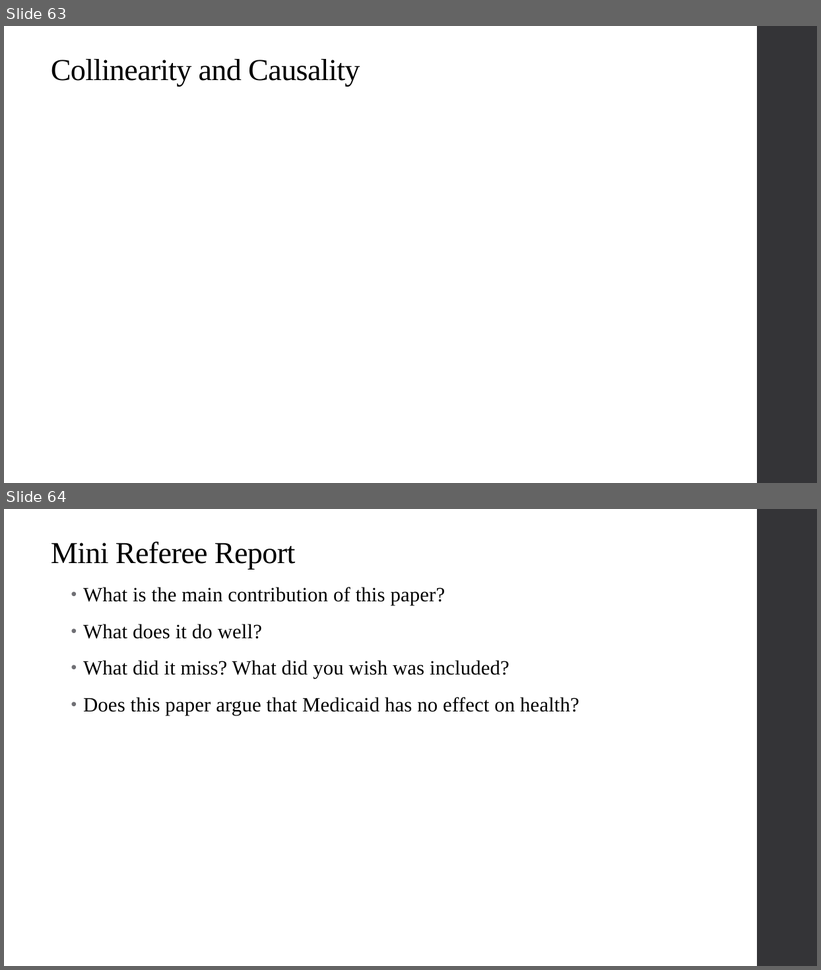
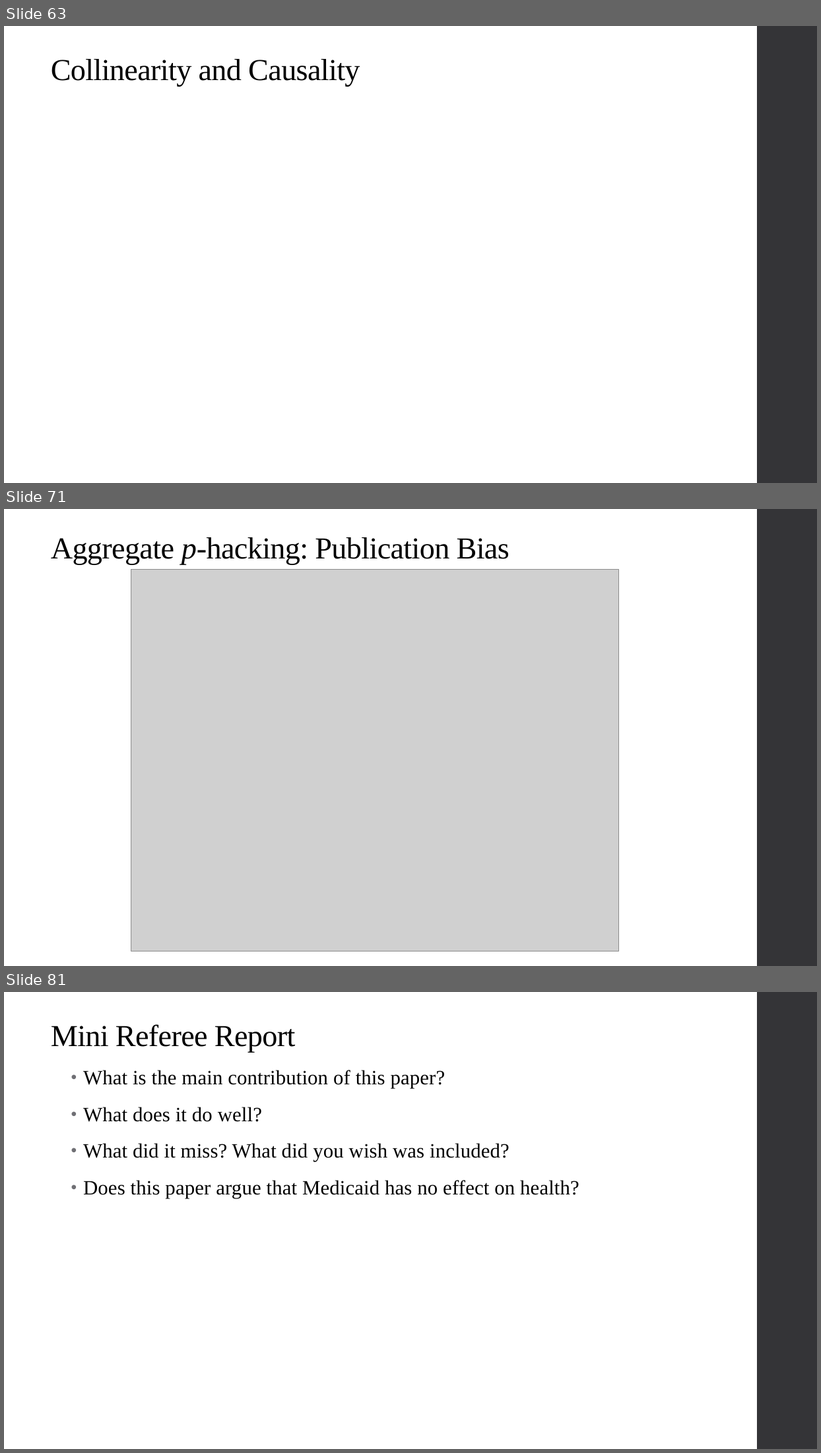
Before and after one commit to alex-hoagland/HAD5744, a slide deck: Lecture04_MultivariateOLS2/Lecture4_MultivariateOLS2.pptx. Shown one above the other, each under a label of ours: slides 63 and 64 before the commit, slides 63, 71 and 81 after it; the slides between them are not shown. The pictures are 821x970 and 821x1453 pixels, drawn with LibreOffice and Linux fonts; fonts in the diff are those of the drawing; grey boxes stand for pictures. Boxes give left, top, right and bottom in pixels: in the first picture for what was removed or moved away, otherwise in the second. Text is boxed around its words. In the diff, an @@ line names an element or a change of style, - is before the commit and + after.

```diff
--- a/Lecture04_MultivariateOLS2/Lecture4_MultivariateOLS2.pptx
+++ b/Lecture04_MultivariateOLS2/Lecture4_MultivariateOLS2.pptx
@@ slide 71 added at <box>4,509,817,966</box>, background #FFFFFF; not listed: 1 template element that a slide beside it also shows @@
@@ title added at <box>51,537,510,565</box>, 36 pt, text #000000 @@
+Aggregate p-hacking: Publication Bias
@@ picture added at <box>131,569,619,951</box> @@
@@ what was slide 64 is now slide 81 @@
```
Also in this commit, not shown: 6 slides changed, 16 other slides added, 3 other files.
